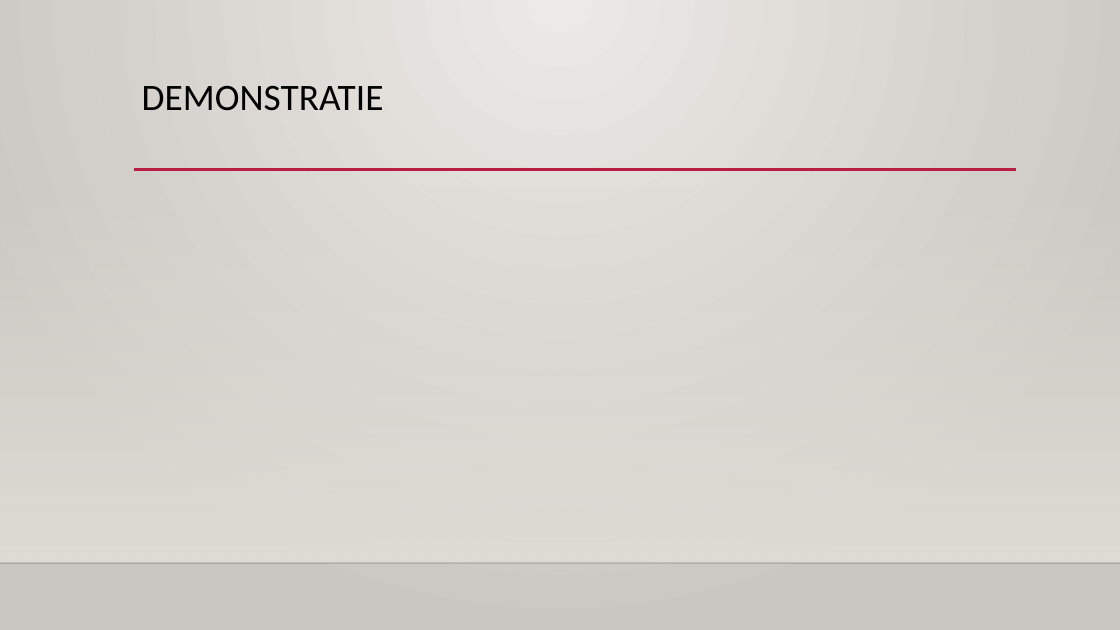
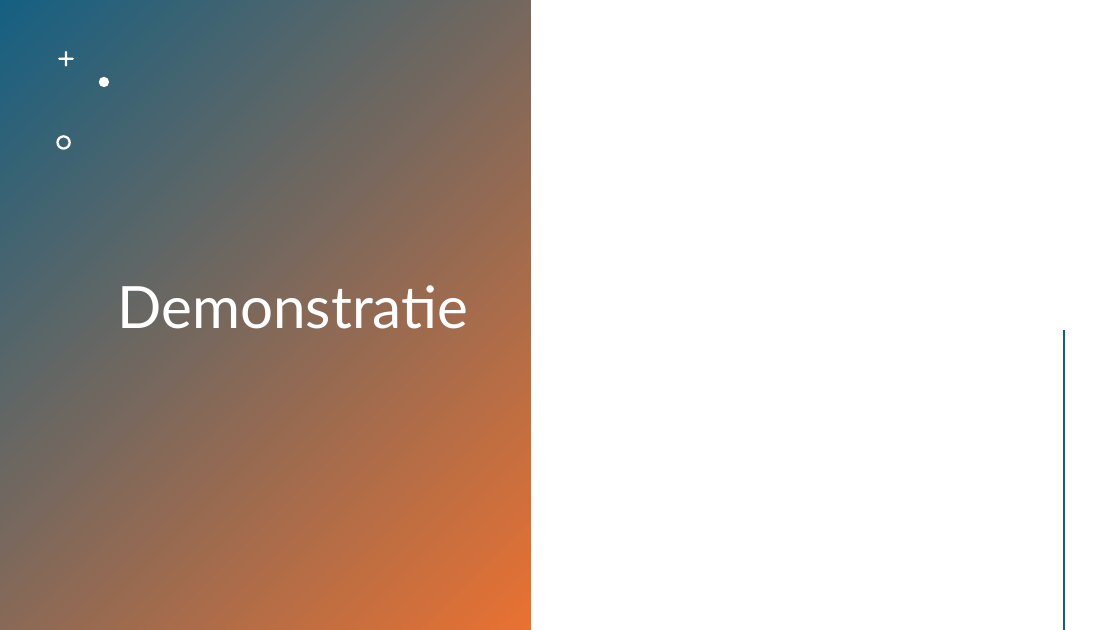
Before and after one commit to HANICA-DWA/project-sep23-klipspringer, a slide deck: slide 5 of groepsdocumenten/Presentatie - BKS.pptx. Drawn at 1120x630 pixels with LibreOffice and Linux fonts; fonts in the diff are those of the drawing; background and template pictures are left out. Boxes give left, top, right and bottom in pixels: in the first picture for what was removed or moved away, otherwise in the second. Text is boxed around its words. In the diff, an @@ line names an element or a change of style, - is before the commit and + after.

```diff
--- a/groepsdocumenten/Presentatie - BKS.pptx
+++ b/groepsdocumenten/Presentatie - BKS.pptx
@@ background gradient #ECEAE7 to #CAC7C1 to #FFFFFF @@
@@ rectangle added at (0,0,531,630), fill gradient #156082 to #E97132 @@
@@ freeform shape added at (58,51,74,67), fill #FFFFFF @@
@@ title "Demonstratie" at (118,278,469,329): vertical alignment top to middle @@
@@ freeform shape added at (99,77,109,87), fill #FFFFFF @@
@@ freeform shape added at (56,135,71,150), fill #FFFFFF @@
@@ line removed from (134, 170) to (1017, 170) @@
@@ rectangle removed at (0,186,1120,563) @@
@@ title at (118,278,469,329): text changed; size 32 to 50 pt; font Calibri to Lato; text colour #000000 to #FFFFFF @@
-DEMONSTRATIE
+Demonstratie
@@ line added from (1065, 332) to (1065, 629), #E97132 2 pt @@
@@ line removed from (0, 563) to (1120, 563) @@
```
Also in this commit, not shown: 6 other slides changed.
